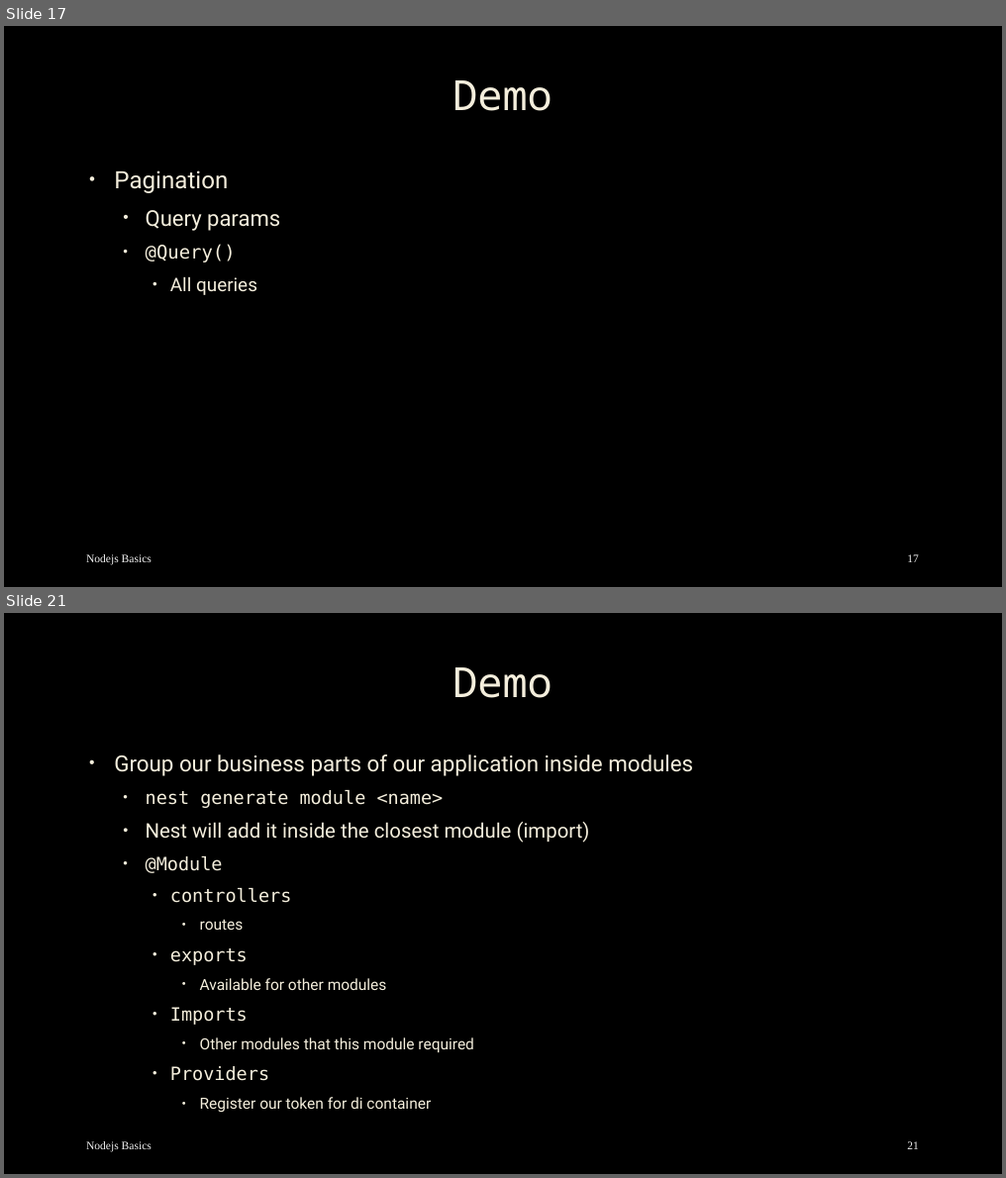
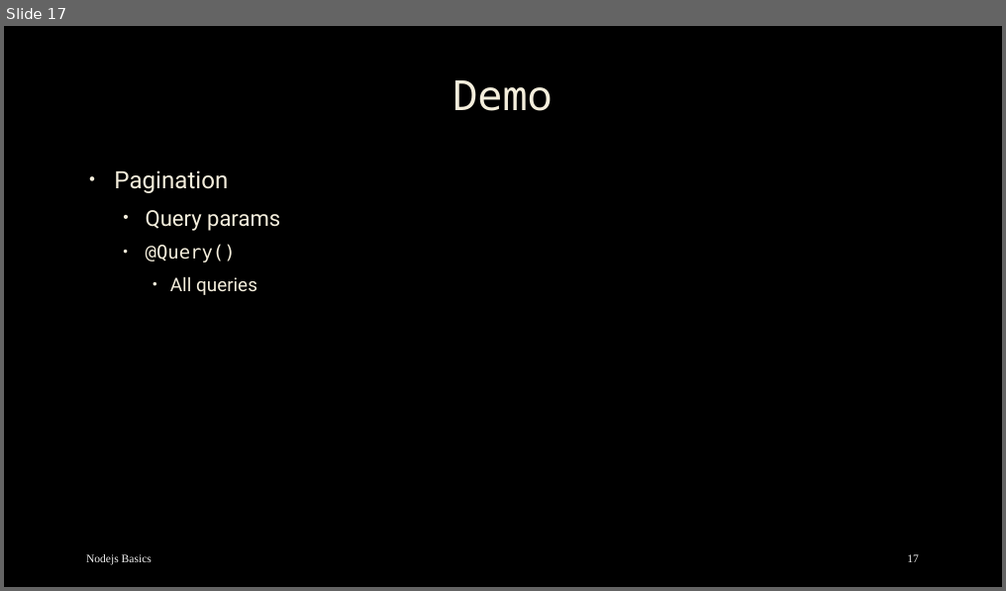
Before and after one commit to mostafa8026/nestjs-course, a slide deck: nestjs/nestjs-01.pptx. Shown one above the other, each under a label of ours: slides 17 and 21 before the commit, slide 17 after it; the slides between them are not shown. The pictures are 1006x1178 and 1006x591 pixels, drawn with LibreOffice and Linux fonts; fonts in the diff are those of the drawing; background and template pictures are left out. Boxes give left, top, right and bottom in pixels: in the first picture for what was removed or moved away, otherwise in the second. Text is boxed around its words. In the diff, an @@ line names an element or a change of style, - is before the commit and + after.

```diff
--- a/nestjs/nestjs-01.pptx
+++ b/nestjs/nestjs-01.pptx
@@ slide 21 removed at (4,613,1002,1174), background picture (left out) @@
@@ title removed at (452,667,552,698) @@
-Demo
@@ text removed at (114,755,693,1113) @@
-• Group our business parts of our application inside modules
-  • nest generate module <name>
-  • Nest will add it inside the closest module (import)
-  • @Module
-    • controllers
-      • routes
-    • exports
-      • Available for other modules
-    • Imports
-      • Other modules that this module required
-    • Providers
-      • Register our token for di container
@@ text removed at (86,1142,152,1153) @@
-Nodejs Basics
@@ page number removed at (907,1142,919,1150) @@
-21
```
Also in this commit, not shown: 9 other slides removed, 36 other files.
